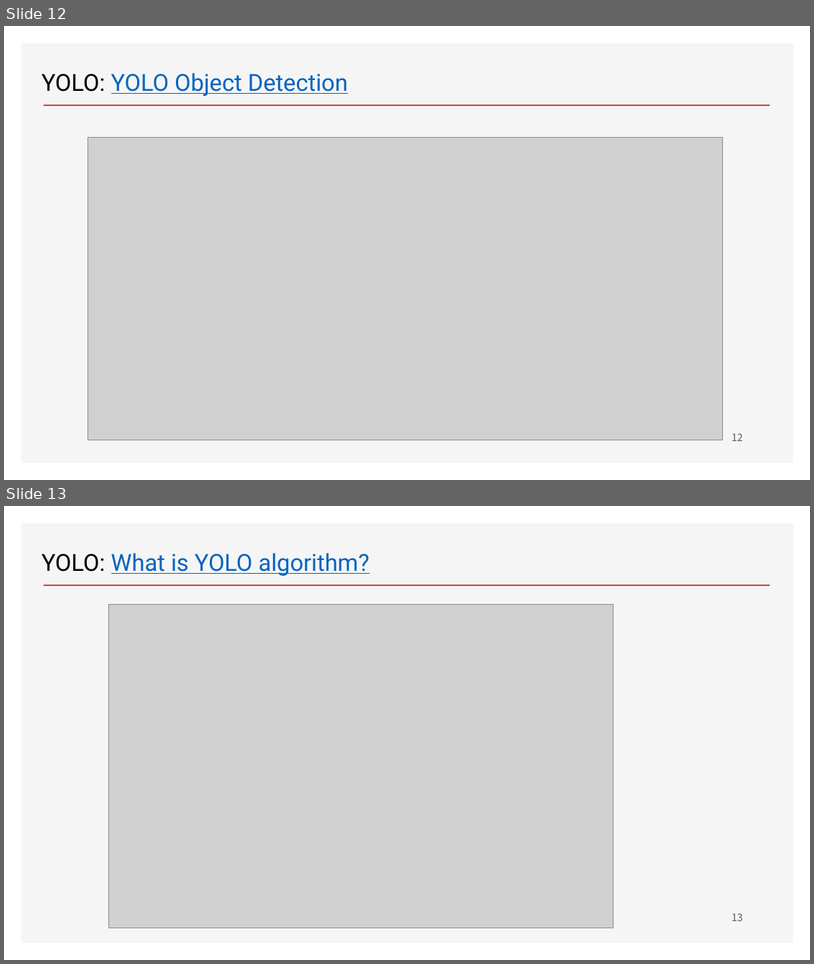
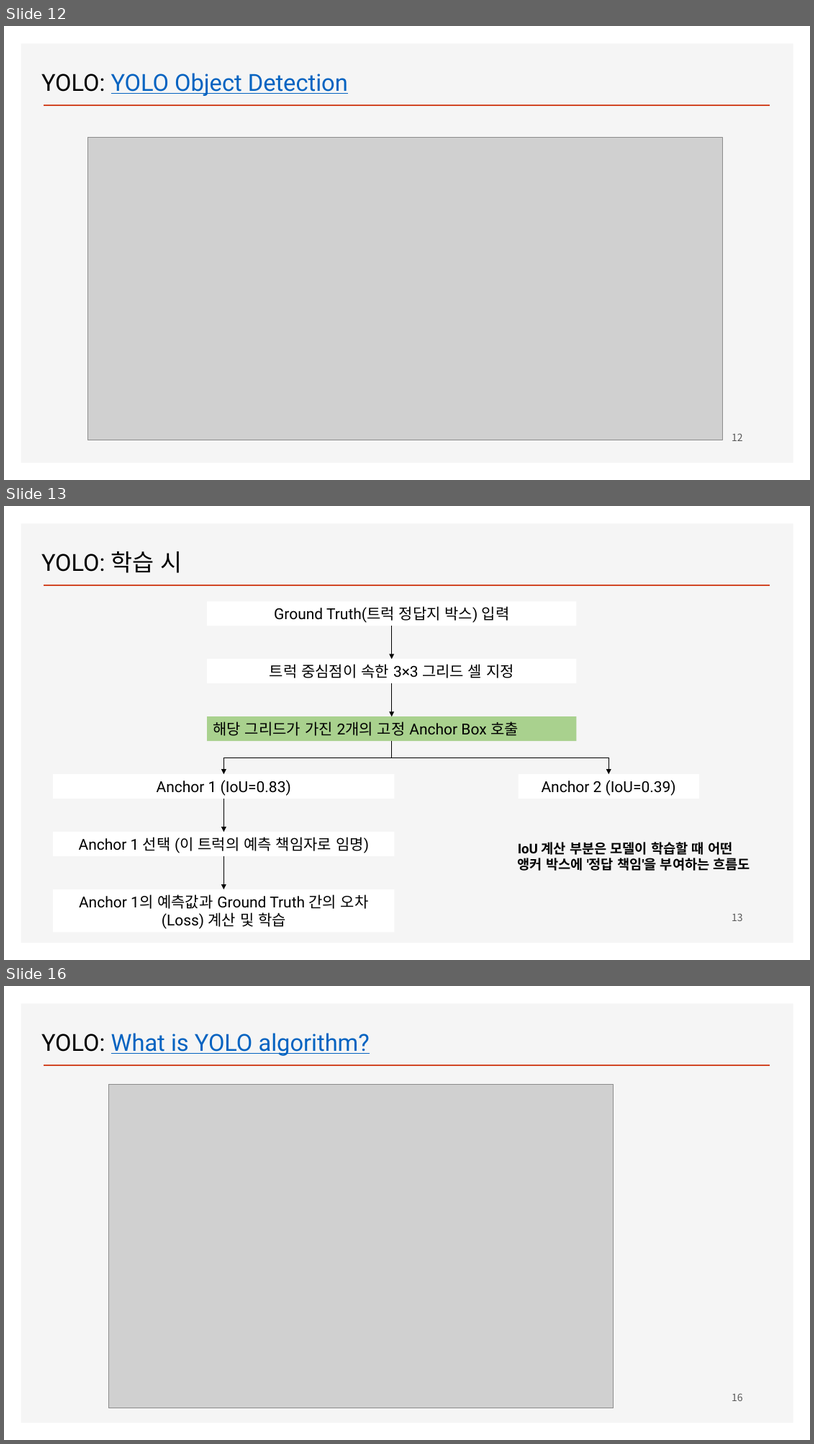
Before and after one commit to ancestor9/2026_Fall_Deep-Learning-with-Python, a slide deck: CNN/Object detection_YOLO.pptx. Shown one above the other, each under a label of ours: slides 12 and 13 before the commit, slides 12, 13 and 16 after it; the slides between them are not shown. The pictures are 814x964 and 814x1444 pixels, drawn with LibreOffice and Linux fonts; fonts in the diff are those of the drawing; grey boxes stand for pictures; background and template pictures are left out. Boxes give left, top, right and bottom in pixels: in the first picture for what was removed or moved away, otherwise in the second. Text is boxed around its words. In the diff, an @@ line names an element or a change of style, - is before the commit and + after.

```diff
--- a/CNN/Object detection_YOLO.pptx
+++ b/CNN/Object detection_YOLO.pptx
@@ slide 13 added at box(4, 506, 810, 960), background #FFFFFF; not listed: 2 template elements that a slide beside it also shows @@
@@ text added at box(41, 551, 183, 573), 28 pt, text #000000 @@
+YOLO: 학습 시
@@ rectangle added at box(207, 602, 577, 626), fill #FFFFFF, 18 pt, text #000000 @@
+Ground Truth(트럭 정답지 박스) 입력
@@ arrow added from (392, 626) to (392, 659), #000000 0.5 pt @@
@@ rectangle added at box(207, 659, 577, 683), fill #FFFFFF, 18 pt, text #000000 @@
+트럭 중심점이 속한 3×3 그리드 셀 지정
@@ arrow added from (392, 683) to (392, 716), #000000 0.5 pt @@
@@ rectangle added at box(207, 716, 577, 741), fill #A9D18E, 18 pt, text #000000 @@
+해당 그리드가 가진 2개의 고정 Anchor Box 호출
@@ elbow arrow added from (392, 741) to (224, 774), #000000 0.5 pt @@
@@ elbow arrow added from (392, 741) to (609, 774), #000000 0.5 pt @@
@@ rectangle added at box(53, 774, 395, 798), fill #FFFFFF, 18 pt, text #000000 @@
+Anchor 1 (IoU=0.83)
@@ rectangle added at box(519, 774, 700, 798), fill #FFFFFF, 18 pt, text #000000 @@
+Anchor 2 (IoU=0.39)
@@ arrow added from (224, 798) to (224, 831), #000000 0.5 pt @@
@@ rectangle added at box(53, 831, 395, 856), fill #FFFFFF, 18 pt, text #000000 @@
+Anchor 1 선택 (이 트럭의 예측 책임자로 임명)
@@ text added at box(518, 842, 751, 870), 16 pt, text #000000, bold @@
+IoU 계산 부분은 모델이 학습할 때 어떤 앵커 박스에 '정답 책임'을 부여하는 흐름도
@@ arrow added from (224, 856) to (224, 889), #000000 0.5 pt @@
@@ rectangle added at box(53, 889, 395, 932), fill #FFFFFF, 18 pt, text #000000 @@
+Anchor 1의 예측값과 Ground Truth 간의 오차(Loss) 계산 및 학습
@@ page number added at box(732, 913, 743, 921), 12 pt, text #595959 @@
+13
@@ what was slide 13 is now slide 16 @@
@@ page number at box(732, 1393, 743, 1401): text changed @@
-13
+16
```
Also in this commit, not shown: 3 slides changed, 2 other slides added.
